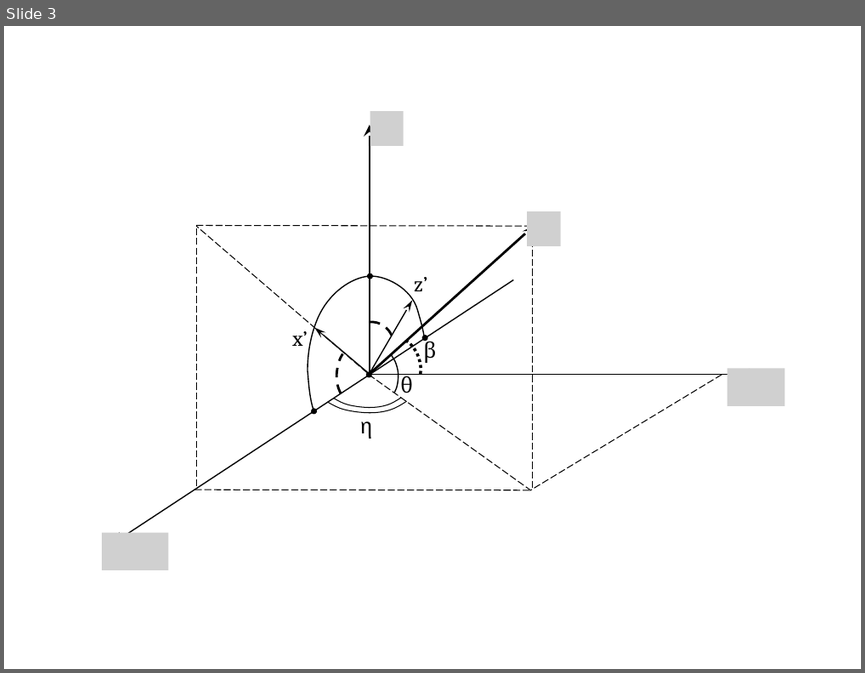
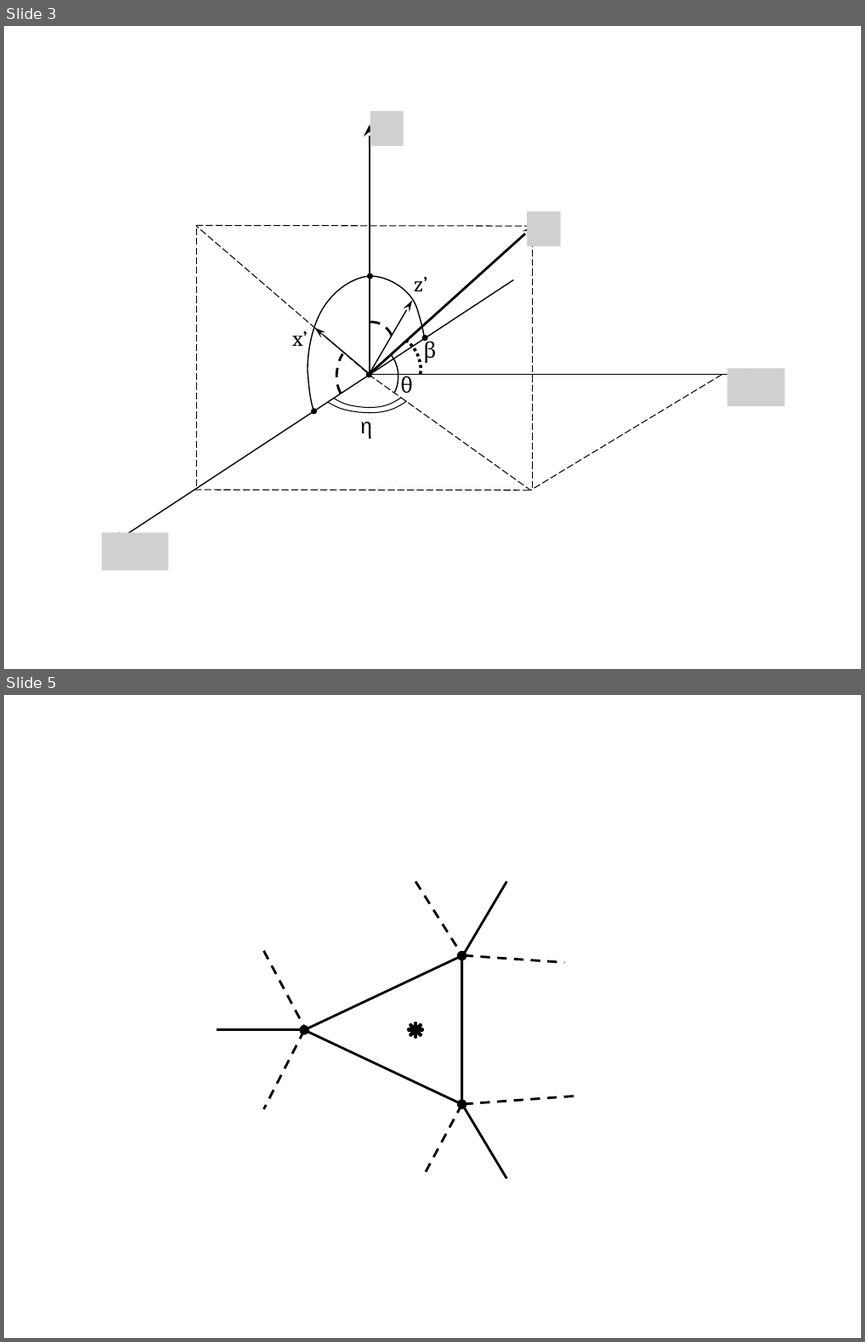
Before and after one commit to akutlin/diploma, a slide deck: images/images.pptx. Shown one above the other, each under a label of ours: slide 3 before the commit, slides 3 and 5 after it; the slides between them are not shown. The pictures are 865x673 and 865x1342 pixels, drawn with LibreOffice and Linux fonts; fonts in the diff are those of the drawing; grey boxes stand for pictures; background and template pictures are left out. Boxes give left, top, right and bottom in pixels: in the first picture for what was removed or moved away, otherwise in the second. Text is boxed around its words. In the diff, an @@ line names an element or a change of style, - is before the commit and + after.

```diff
--- a/images/images.pptx
+++ b/images/images.pptx
@@ slide 5 added at box(4, 695, 861, 1338), background #FFFFFF @@
@@ line added from (415, 882) to (461, 954), #000000 2 pt dashed @@
@@ line added from (507, 882) to (462, 955), #000000 2 pt @@
@@ line added from (263, 950) to (304, 1027), #000000 2 pt dashed @@
@@ triangle added at box(304, 956, 462, 1104), outline #000000 2 pt @@
@@ ellipse added at box(457, 950, 466, 959), fill #000000 @@
@@ line added from (463, 955) to (564, 962), #000000 2 pt dashed @@
@@ ellipse added at box(300, 1025, 309, 1034), fill #000000 @@
@@ cross added at box(406, 1020, 426, 1040), fill #000000, outline #000000 2 pt @@
@@ plus sign added at box(406, 1020, 426, 1040), fill #000000, outline #000000 2 pt @@
@@ line added from (216, 1030) to (304, 1030), #000000 2 pt @@
@@ line added from (304, 1030) to (263, 1109), #000000 2 pt dashed @@
@@ ellipse added at box(457, 1100, 466, 1109), fill #000000 @@
@@ line added from (463, 1104) to (579, 1095), #000000 2 pt dashed @@
@@ line added from (461, 1104) to (426, 1171), #000000 2 pt dashed @@
@@ line added from (507, 1179) to (462, 1105), #000000 2 pt @@
```
Also in this commit, not shown: 2 other slides added, 6 other files.
